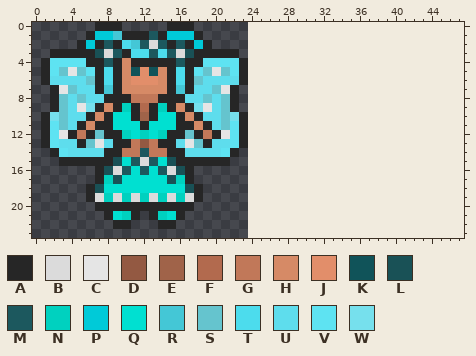
File history of a pixel-art sprite, Alpha30/Alpha30Bonus/orig24/air_fairy.png. This is how it looked before the edit.
The file is 24x24 pixels. Colours within 5 levels of each other are drawn and written as one. The old version is drawn lined up with the new one, on the new canvas.
Palette (. is transparent): A #262626  B #dbdbdb  C #e5e5e5  D #935942  E #a06349  F #b26a4e  G #c17859  H #d68a66  J #e28e6a  K #105359  L #195156  M #1c585e  N #00d1bf  P #00cad8  Q #00e0d1  R #44c7d6  S #65c4ce  T #4cdced  U #5edded  V #5ee3f2  W #76e0ed
Pixels before, first column x 1:
 0 ......AAA.....AAA......
 1 .....APPRAAAMAPPPA.....
 2 ....APAMATRMBMAMAPA....
 3 .AAAAALBMATTMTMBLAAAAA.
 4 AVVVVAAMAHAAAAAMAAVVVVA
 5 AVSCSVATAHKJKHATAVSCSVA
 6 AUUUUSATAHJJJHATASUUUUA
 7 .ACSUUARAHHHHHARAUUSCA.
 8 .ASUSUUAAAGGGAAAUUSUSA.
 9 .ASUCWAHANAFANAHAWCUSA.
10 AWSUUAHAQQAEAQQAHAUUSWA
11 AVSUAHAAQQQAQQQAAHAUSVA
12 AVCAGASAANQNQNAASAGACVA
13 AVUUASCUAAGDGAAUCSAUUVA
14 .AVUUUUAAGGMGGAAUUUUVA.
15 ..AAAAAALQMBMQLAAAAAA..
16 ......ALBMQMQMBLA......
17 ......ANLQQQQQLNA......
18 .....ALQQQQQQQQQLA.....
19 .....ABNBNBNBNBNBA.....
20 ......AAAAAAAAAAA......
21 .......AQNA.ANQA.......
22 ........AA...AA........
And afterwards:
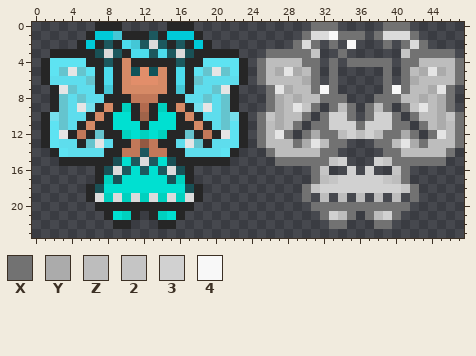
Colours new in this view: X #727272  Y #ababab  Z #bdbdbd  2 #c5c5c5  3 #d1d1d1  4 #f8f8f8
What changed:
{"change": "canvas 24x24 -> 48x24"}
{"y":0,"x":31,"old":"...","new":"XXX"}
{"y":0,"x":39,"old":"...","new":"XXX"}
{"y":1,"x":30,"old":".......","new":"XBB4XXX"}
{"y":1,"x":38,"old":".....","new":"XBBBX"}
{"y":2,"x":29,"old":"...","new":"XBX"}
{"y":2,"x":33,"old":".","new":"X"}
{"y":2,"x":35,"old":".","new":"4"}
{"y":2,"x":39,"old":".","new":"X"}
{"y":2,"x":41,"old":"...","new":"XBX"}
{"y":3,"x":26,"old":"......","new":"XXXXX2"}
{"y":3,"x":34,"old":".","new":"X"}
{"y":3,"x":41,"old":"......","new":"2XXXXX"}
{"y":4,"x":25,"old":".......","new":"XZZZZXX"}
{"y":4,"x":33,"old":".","new":"X"}
{"y":4,"x":35,"old":".....","new":"XXXXX"}
{"y":4,"x":41,"old":".......","new":"XXZZZZX"}
{"y":5,"x":25,"old":".......","new":"XZYCYZX"}
{"y":5,"x":33,"old":".","new":"X"}
{"y":5,"x":39,"old":".","new":"X"}
{"y":5,"x":41,"old":".......","new":"XZYCYZX"}
{"y":6,"x":25,"old":".......","new":"XZZZZYX"}
{"y":6,"x":33,"old":".","new":"X"}
{"y":6,"x":39,"old":".","new":"X"}
{"y":6,"x":41,"old":".......","new":"XYZZZZX"}
{"y":7,"x":26,"old":"........","new":"XCYZZX4X"}
{"y":7,"x":39,"old":"........","new":"X4XZZYCX"}
{"y":8,"x":26,"old":".........","new":"XYZYZZXXX"}
{"y":8,"x":38,"old":".........","new":"XXXZZYZYX"}
{"y":9,"x":26,"old":"......","new":"XYZC2X"}
{"y":9,"x":33,"old":"...","new":"XZX"}
{"y":9,"x":37,"old":"...","new":"XZX"}
{"y":9,"x":41,"old":"......","new":"X2CZYX"}
{"y":10,"x":25,"old":"......","new":"X2YZZX"}
{"y":10,"x":32,"old":"....","new":"X33X"}
{"y":10,"x":37,"old":"....","new":"X33X"}
{"y":10,"x":42,"old":"......","new":"XZZY2X"}
{"y":11,"x":25,"old":".....","new":"XZYZX"}
{"y":11,"x":31,"old":"...........","new":"XX333X333XX"}
{"y":11,"x":43,"old":".....","new":"XZYZX"}
{"y":12,"x":25,"old":"....","new":"XZCX"}
{"y":12,"x":30,"old":".............","new":"XYXXZ3Z3ZXXYX"}
{"y":12,"x":44,"old":"....","new":"XCZX"}
{"y":13,"x":25,"old":"..........","new":"XZZZXYCZXX"}
{"y":13,"x":38,"old":"..........","new":"XXZCYXZZZX"}
{"y":14,"x":26,"old":"........","new":"XZZZZZXX"}
{"y":14,"x":39,"old":"........","new":"XXZZZZZX"}
{"y":15,"x":27,"old":"........","new":"XXXXXX23"}
{"y":15,"x":38,"old":"........","new":"32XXXXXX"}
{"y":16,"x":31,"old":"..","new":"X2"}
{"y":16,"x":35,"old":".","new":"3"}
{"y":16,"x":37,"old":".","new":"3"}
{"y":16,"x":40,"old":"..","new":"2X"}
{"y":17,"x":31,"old":"...........","new":"XZ2333332ZX"}
{"y":18,"x":30,"old":".............","new":"X23333333332X"}
{"y":19,"x":30,"old":".","new":"X"}
{"y":19,"x":32,"old":".","new":"Z"}
{"y":19,"x":34,"old":".","new":"Z"}
{"y":19,"x":36,"old":".","new":"Z"}
{"y":19,"x":38,"old":".","new":"Z"}
{"y":19,"x":40,"old":".","new":"Z"}
{"y":19,"x":42,"old":".","new":"X"}
{"y":20,"x":31,"old":"...........","new":"XXXXXXXXXXX"}
{"y":21,"x":32,"old":"....","new":"X3ZX"}
{"y":21,"x":37,"old":"....","new":"XZ3X"}
{"y":22,"x":33,"old":"..","new":"XX"}
{"y":22,"x":38,"old":"..","new":"XX"}
{"label":"added","picture_box":[257,22,464,229]}
